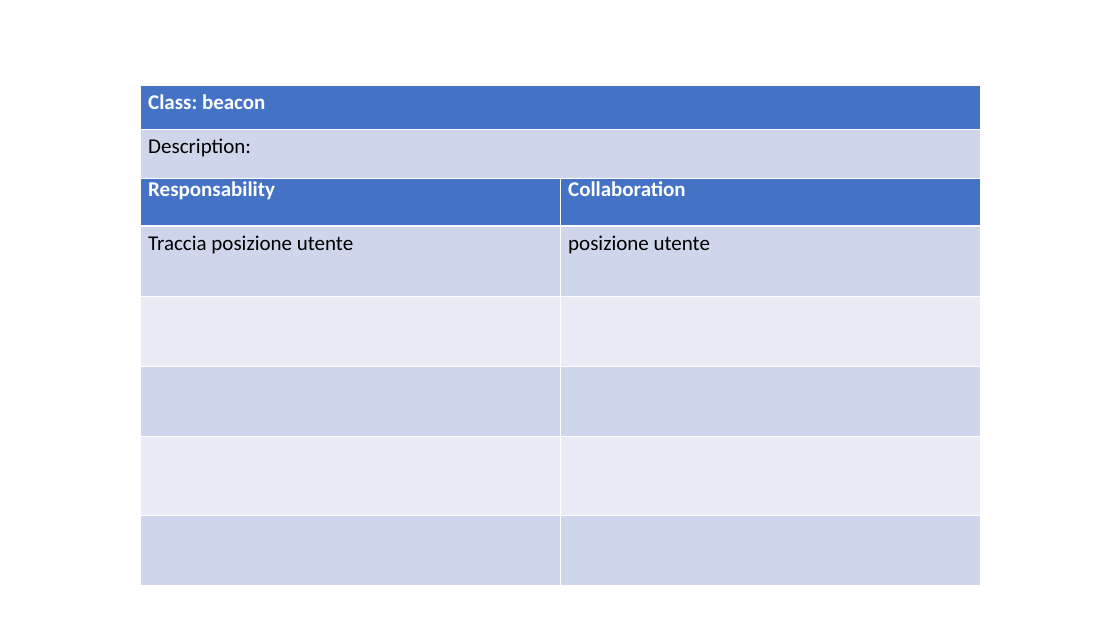
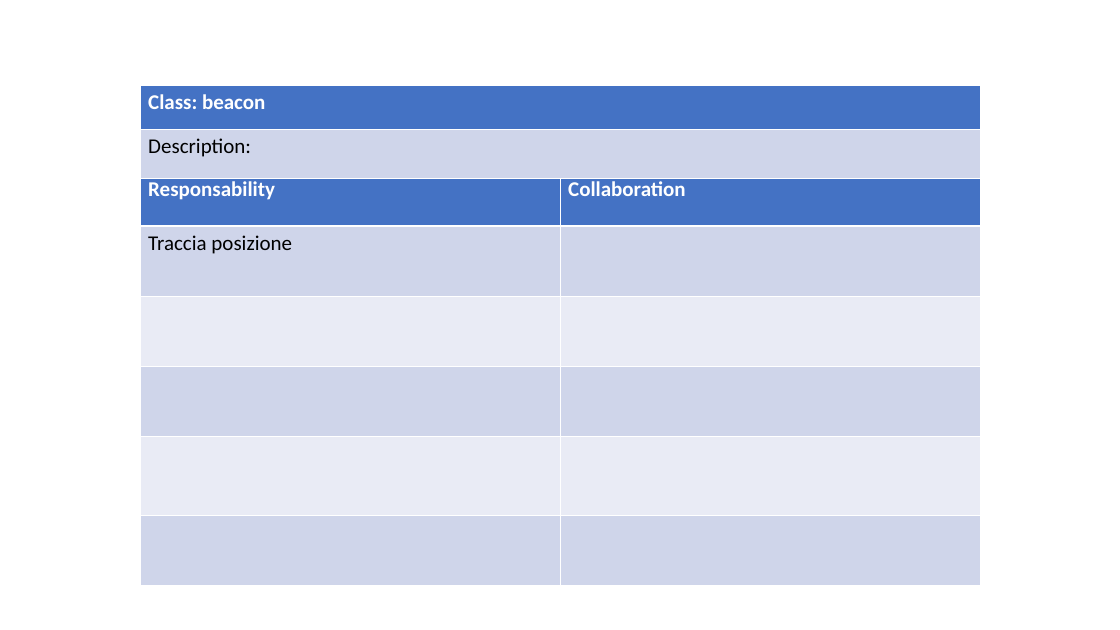
Before and after one commit to ecorradini/ProgettoIDS, a slide deck: slide 10 of AnalisiRequisiti/CRC/UT2/ClassiDiAnalisiUT2.ppt. Drawn at 1120x630 pixels with LibreOffice and Linux fonts; fonts in the diff are those of the drawing. Boxes give left, top, right and bottom in pixels: in the first picture for what was removed or moved away, otherwise in the second. Text is boxed around its words. In the diff, an @@ line names an element or a change of style, - is before the commit and + after.

```diff
--- a/AnalisiRequisiti/CRC/UT2/ClassiDiAnalisiUT2.ppt
+++ b/AnalisiRequisiti/CRC/UT2/ClassiDiAnalisiUT2.ppt
@@ table at (140,172,980,584) @@
-row 2, column 1: Traccia posizione utente
+row 2, column 1: Traccia posizione
-row 2, column 2: posizione utente
+row 2, column 2: 
```
Also in this commit, not shown: 2 other slides changed, 3 other files.
